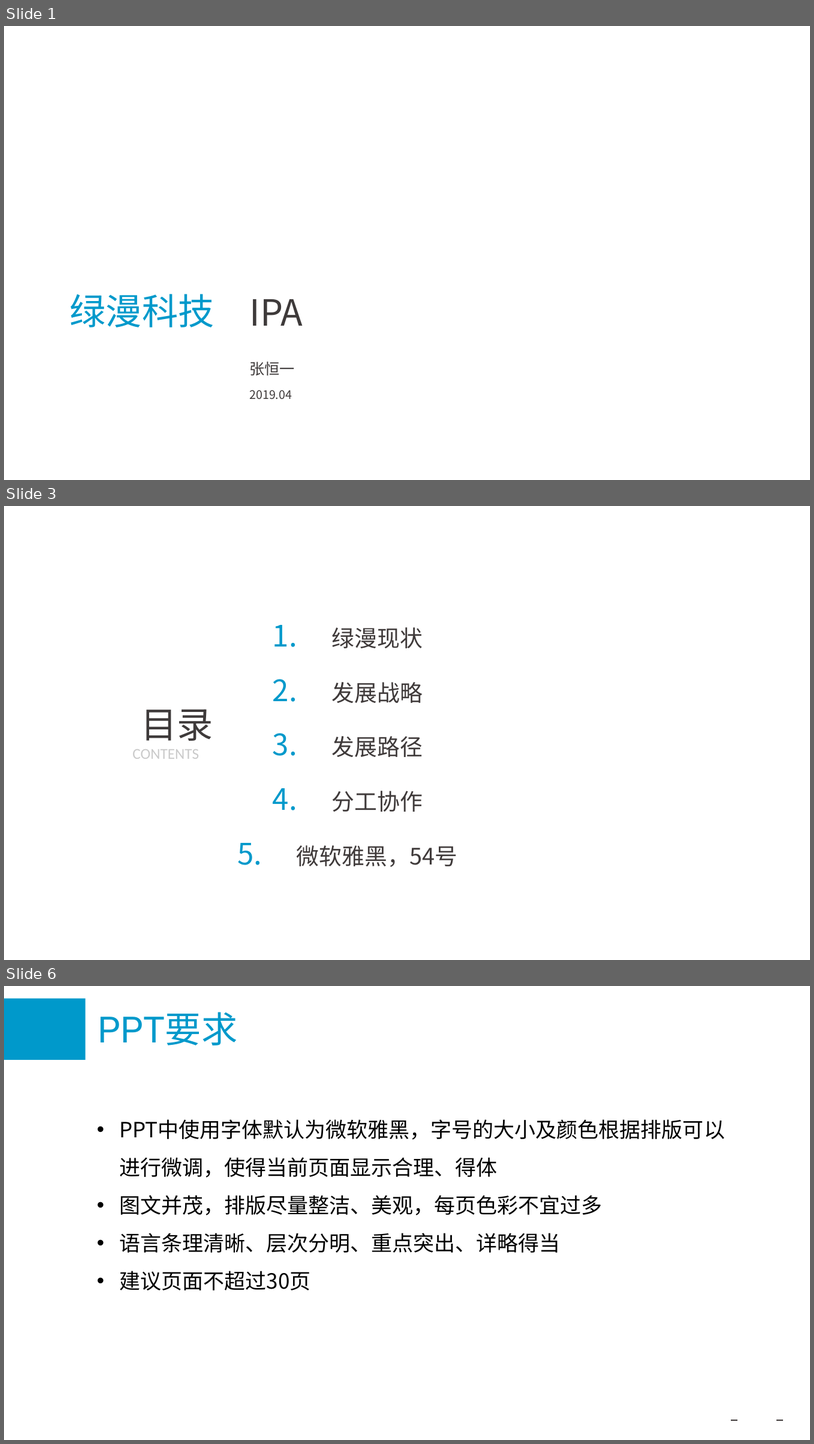
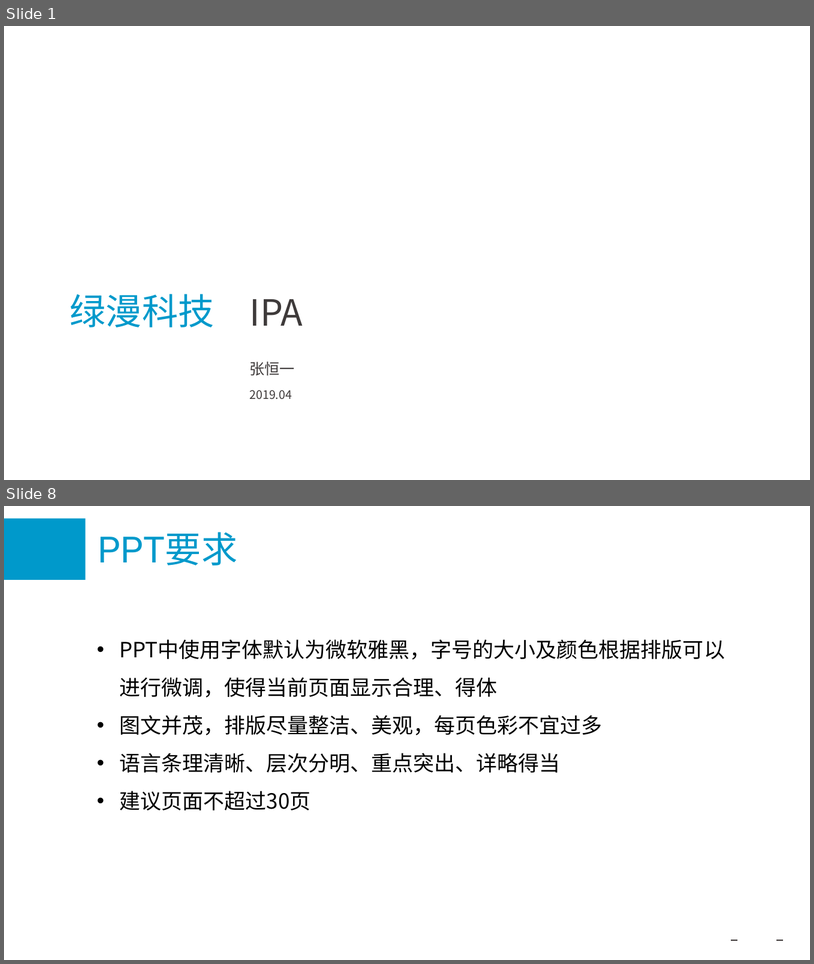
Before and after one commit to hengyizhangcn/filesBackup, a slide deck: IPA.pptx. Shown one above the other, each under a label of ours: slides 1, 3 and 6 before the commit, slides 1 and 8 after it; the slides between them are not shown. The pictures are 814x1444 and 814x964 pixels, drawn with LibreOffice and Linux fonts; fonts in the diff are those of the drawing; background and template pictures are left out. Boxes give left, top, right and bottom in pixels: in the first picture for what was removed or moved away, otherwise in the second. Text is boxed around its words. In the diff, an @@ line names an element or a change of style, - is before the commit and + after.

Commit message:
new content

```diff
--- a/IPA.pptx
+++ b/IPA.pptx
@@ slide 3 removed at (4, 506, 810, 960), background #FFFFFF @@
@@ text removed at (297, 627, 458, 867) @@
-1. 绿漫现状
-2. 发展战略
-3. 发展路径
-4. 分工协作
-5. 微软雅黑，54号
@@ text removed at (141, 709, 213, 741) @@
-目录
@@ text removed at (132, 749, 199, 759) @@
-CONTENTS
@@ what was slide 6 is now slide 8 @@
```
Also in this commit, not shown: 1 slide changed, 5 slides added, 2 other slides removed.
